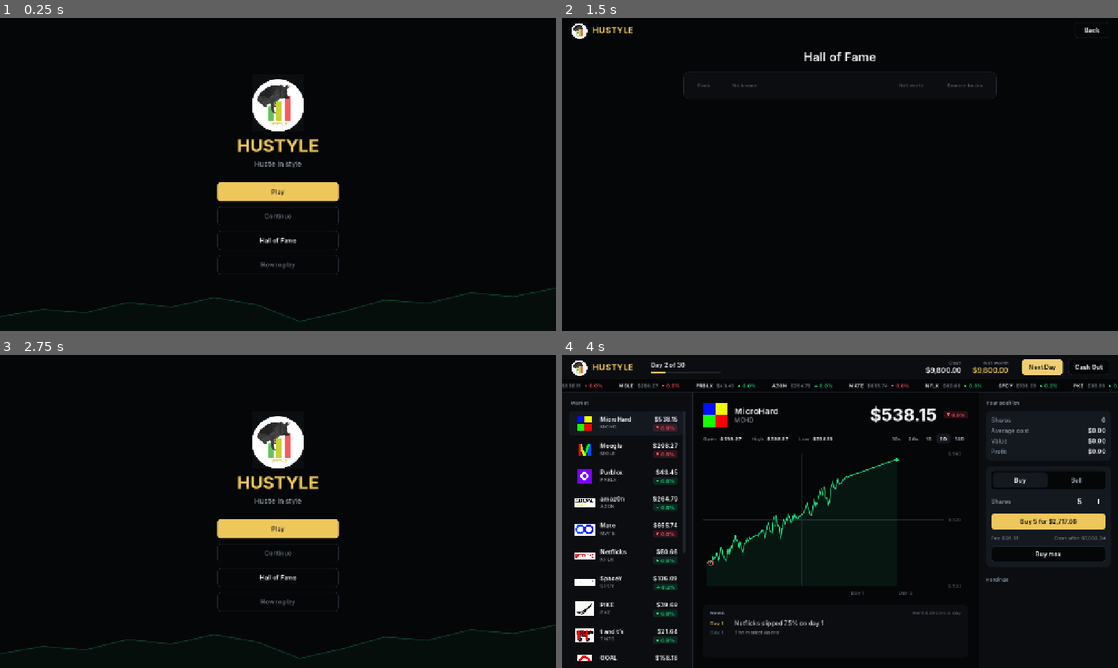
Above: before the commit, frames 1-4 (two rows, left to right).
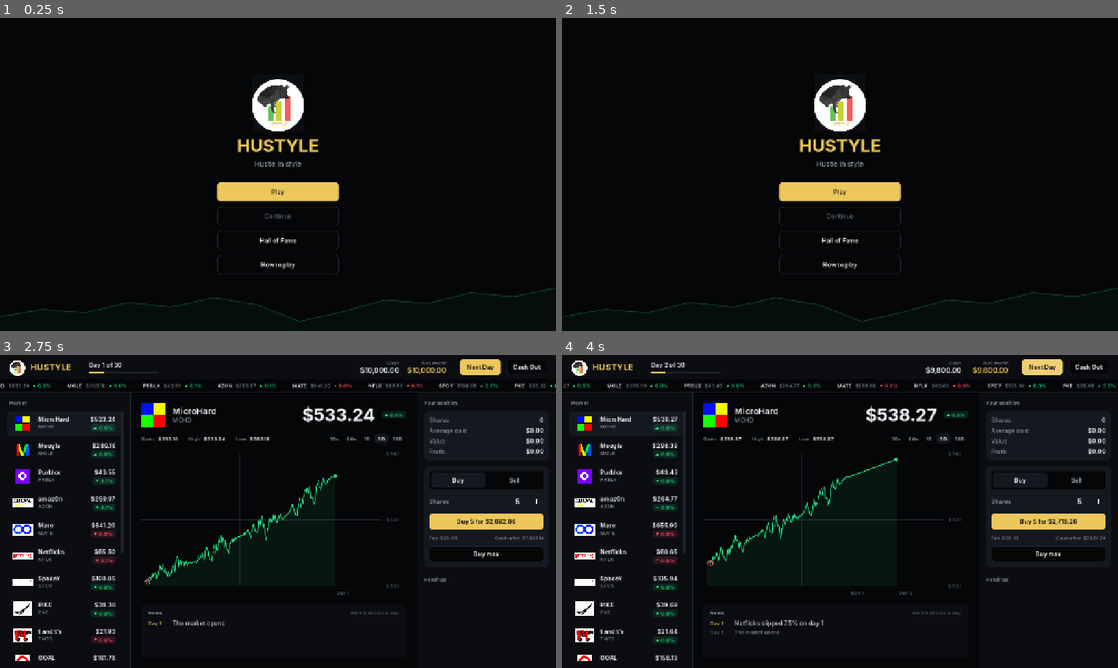
Above: after the commit, the same moments.

Repository: binhnguyeeen/HUSTYLE
Game: Godot game, scene res://scenes/title.tscn
The game is run twice, just before and just after one commit, with the same random seed, the same clock (stepped at 60 frames per second) and the same inputs.
Inputs (mouse positions are in pixels of both pictures, inside the frame that each line leads up to):
- Up to frame 1 (0.25 s): no input
- Up to frame 2 (1.5 s): click (840, 265) at 0.5 s, where only the run after the commit has a clickable "How to play"; click (840, 233) at 1.25 s, where only the run after the commit has a clickable "Got it"
- Up to frame 3 (2.75 s): click "Back" (after the commit: "Play") at 2 s
- Up to frame 4 (4 s): click (840, 530) at 2.75 s, where only the run before the commit has a clickable "Play"; click "Next Day" at 3.5 s

The runs differ from the first frame. In frame 1, less than 0.1% of the frame differs, in the area x 46-53%, y 78-81%; in frame 2, 4.4%; in frame 3, 13%, in the area x 0-100%, y 1-100%; in frame 4, 2.1%.

Commit message:
Add how to play overlay

Diff:
--- a/scripts/scenes/title.gd
+++ b/scripts/scenes/title.gd
@@ -1,4 +1,6 @@
 extends Control
+
+var how_overlay: Control
 
 
 func _ready() -> void:
@@ -49,7 +51,7 @@
 	hof.pressed.connect(func(): get_tree().change_scene_to_file("res://scenes/hall_of_fame.tscn"))
 	buttons.add_child(hof)
 	var how := _btn("How to play")
-	how.disabled = true
+	how.pressed.connect(show_how)
 	buttons.add_child(how)
 	col.add_child(buttons)
 
@@ -59,6 +61,27 @@
 		col.add_child(warn)
 
 
+func show_how() -> void:
+	if how_overlay:
+		return
+	var lines := [
+		"Trade %d stocks over %d days. A day lasts %d seconds." % [Market.stocks.size(), Game.DAYS, int(Game.DAY_SECONDS)],
+		"Prices move all day. Watch the news for crashes and spikes.",
+		"Every buy costs a %s fee. Every sale pays a %s tax." % [_pct(Game.BUY_FEE), _pct(Game.SELL_TAX)],
+		"Rent takes %s from your cash each new day." % UI.money(Game.RENT),
+		"Broke? A side hustle gets you back in the game.",
+		"Cash out any time. Your final net worth is your score.",
+	]
+	how_overlay = Modal.make_list("How to play", lines, "Got it", func():
+		how_overlay.queue_free()
+		how_overlay = null)
+	add_child(how_overlay)
+
+
+func _pct(v: float) -> String:
+	return "%d%%" % int(round(v * 100.0))
+
+
 func _btn(text: String, primary := false) -> Button:
 	var b := UI.button(text, primary, 44)
 	b.custom_minimum_size = Vector2(280, 44)
--- a/scripts/ui/modal.gd
+++ b/scripts/ui/modal.gd
@@ -34,3 +34,43 @@
 	btn.pressed.connect(on_press)
 	v.add_child(btn)
 	return root
+
+
+## Same card, with a list of short lines instead of one body text.
+static func make_list(title: String, lines: Array, button_text: String, on_press: Callable) -> Control:
+	var root := Control.new()
+	root.set_anchors_preset(Control.PRESET_FULL_RECT)
+	root.mouse_filter = Control.MOUSE_FILTER_STOP
+	var dim := ColorRect.new()
+	dim.color = Color(C.BG_BASE, 0.8)
+	dim.set_anchors_preset(Control.PRESET_FULL_RECT)
+	root.add_child(dim)
+	var center := CenterContainer.new()
+	center.set_anchors_preset(Control.PRESET_FULL_RECT)
+	root.add_child(center)
+	var card := UI.panel(C.BG_PANEL, C.RADIUS_CARD, 32, C.LINE)
+	card.custom_minimum_size = Vector2(560, 0)
+	center.add_child(card)
+	var v := UI.box(true, 24)
+	card.add_child(v)
+	var t := UI.label(title, 28, UI.W.SEMI)
+	t.horizontal_alignment = HORIZONTAL_ALIGNMENT_CENTER
+	v.add_child(t)
+	var list := UI.box(true, 14)
+	for text in lines:
+		var row := UI.box(false, 12)
+		var dot := Panel.new()
+		dot.add_theme_stylebox_override("panel", UI.style(C.ACCENT, 3))
+		dot.custom_minimum_size = Vector2(6, 6)
+		dot.size_flags_vertical = Control.SIZE_SHRINK_BEGIN
+		row.add_child(UI.margin(dot, 0, 8, 0, 0))
+		var l := UI.label(text, 16, UI.W.REGULAR, C.TEXT)
+		l.autowrap_mode = TextServer.AUTOWRAP_WORD_SMART
+		l.size_flags_horizontal = Control.SIZE_EXPAND_FILL
+		row.add_child(l)
+		list.add_child(row)
+	v.add_child(list)
+	var btn := UI.button(button_text, true, 44)
+	btn.pressed.connect(on_press)
+	v.add_child(btn)
+	return root
--- /dev/null
+++ b/tools/how_preview.gd
@@ -0,0 +1,8 @@
+# Opens the Title screen with How to play showing.
+extends Node
+
+
+func _ready() -> void:
+	var title: Control = load("res://scenes/title.tscn").instantiate()
+	add_child(title)
+	title.show_how()
--- /dev/null
+++ b/tools/how_preview.tscn
@@ -0,0 +1,6 @@
+[gd_scene load_steps=2 format=3]
+
+[ext_resource type="Script" path="res://tools/how_preview.gd" id="1"]
+
+[node name="Preview" type="Node"]
+script = ExtResource("1")
Not shown, added: tools/how_preview.gd.uid
